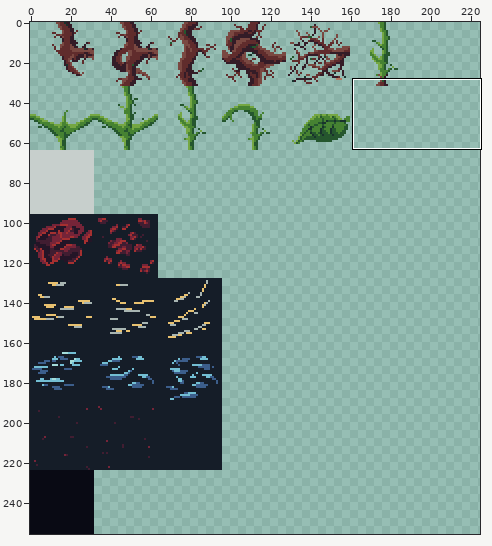
Pixel-art file, stored at Assets/Sprites/tiles.aseprite. Above, an overview of the earlier version with the close-up marked.
Close-up. Before:
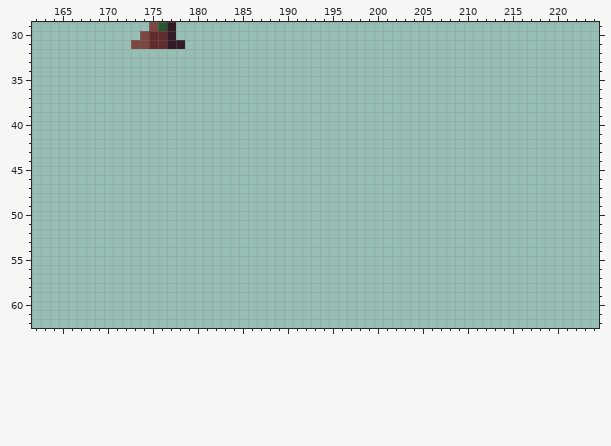
256x256 pixels, 1 frame. Shown: x 162..224, y 29..62. The wide view leaves out empty margins.
After:
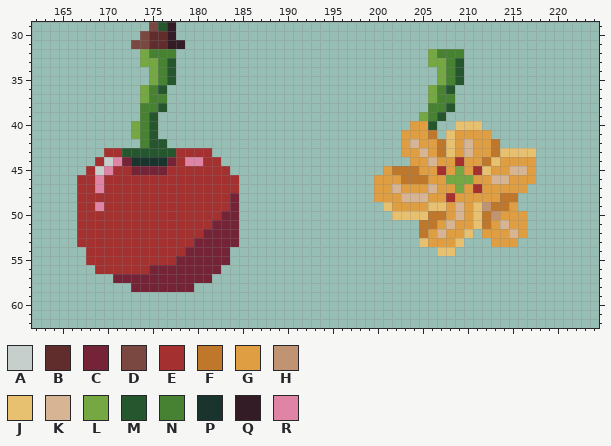
Palette (. is transparent): A #c7cfcc  B #602c2c  C #752438  D #7a4841  E #a53030  F #be772b  G #de9e41  H #c09473  J #e8c170  K #d7b594  L #75a743  M #25562e  N #468232  P #19332d  Q #341c27  R #df84a5
From old to new:
Layer "tiles":
y 32: x 174..177 .... -> LNNN; x 206..209 .... -> LNNN
y 33: x 174..177 .... -> LLNM; x 206..209 .... -> LLNM
y 34..35: x 175..177 ... -> LNM; x 207..209 ... -> LNM
y 36: x 174..176 ... -> LNM; x 206..208 ... -> LNM
y 37: x 174..176 ... -> LNN; x 206..208 ... -> LNN
y 38: x 174..176 ... -> NNM; x 206..208 ... -> NNM
y 39: x 174..175 .. -> NM; x 205..207 ... -> LNM
y 40: x 173..175 ... -> LNM; x 204..206 ... -> GGM; x 209..211 ... -> JJJ
y 41: x 173..175 ... -> LNM; x 203..206 .... -> GGGF; x 208..212 ..... -> JGGGG
y 42: x 174..176 ... -> NMM; x 203..213 ........... -> GKGGFJGKGGF
y 43: x 170..181 ............ -> EEMMMMMMEEEE; x 203..217 ............... -> GGKGFJGKGGFJJJJ
y 44: x 169..182 .............. -> EARCPPPPCERREE; x 204..217 .............. -> GGKGGEGGFJGGGG
y 45: x 168..183 ................ -> EAREECCCCEEEEEEE; x 201..217 ................. -> GFFFGGEGLGEJGGKKG
y 46: x 167..184 .................. -> EEREEEEEEEEEEEEEEE; x 200..217 .................. -> GGGFFFGGLLLGGKKGGG
y 47: x 167..184 .................. -> EEREEEEEEEEEEEEEEE; x 200..216 ................. -> GGKGGGKGGLGEGGGGG
y 48: x 167..184 .................. -> EEEEEEEEEEEEEEEEEC; x 200..215 ................ -> GGGKKKGGEGGGGGFF
y 49: x 167..184 .................. -> EEREEEEEEEEEEEEEEC; x 201..215 ............... -> JGGGGJJGKGJHFFG
y 50: x 167..184 .................. -> EEEEEEEEEEEEEEEECC; x 202..216 ............... -> JJJJFFGKGJFHGGG
y 51: x 167..184 .................. -> EEEEEEEEEEEEEEECCC; x 205..216 ............ -> FFGKGGJFGKGG
y 52: x 167..184 .................. -> EEEEEEEEEEEEEECCCC; x 205..210 ...... -> FGKGGJ; x 212..216 ..... -> GGGKG
y 53: x 167..184 .................. -> EEEEEEEEEEEEECCCCC; x 205..209 ..... -> JGGGJ; x 213..215 ... -> GGG
y 54: x 168..183 ................ -> EEEEEEEEEEECCCCC; x 207..208 .. -> JJ
y 55: x 168..183 ................ -> EEEEEEEEEECCCCCC
y 56: x 169..182 .............. -> EEEEEECCCCCCCC
y 57: x 171..181 ........... -> CCCCCCCCCCC
y 58: x 173..179 ....... -> CCCCCCC
Boxes around the changes in both close-ups, in picture pixels (x1, y1, x2, y2):
added: (77, 49, 239, 292)
added: (374, 49, 536, 256)
